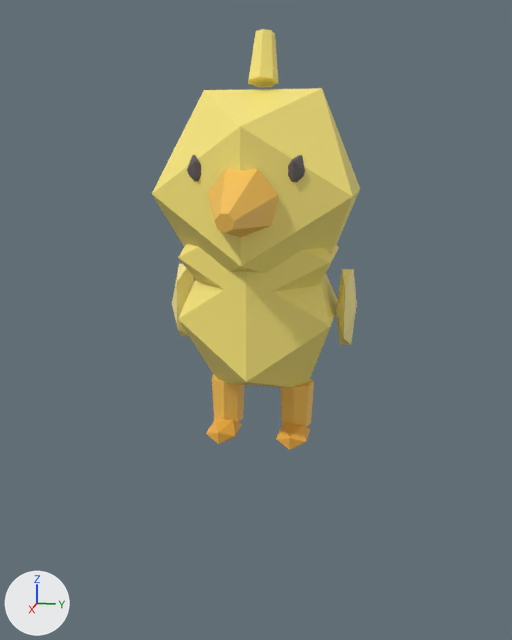
One commit to the glTF model public/studio/v2.15.0/d_chick/model.glb: the scene before it, then after it.
One viewpoint serves both versions: a 50 mm camera at (6.47, 1.23, 2.79) aimed at (0.34, 0.01, 1.26). Arrows for +X, +Y and +Z are at lower left; the lights stay in place. The picture after the commit comes second. Where no turn or scale is listed for an object, it has been applied to the vertices.

Names of what the first picture shows: 'part0', 'part1', 'part10', 'part12', 'part2', 'part3', 'part4', 'part5', 'part6', 'part7', 'part8' and 2 more.
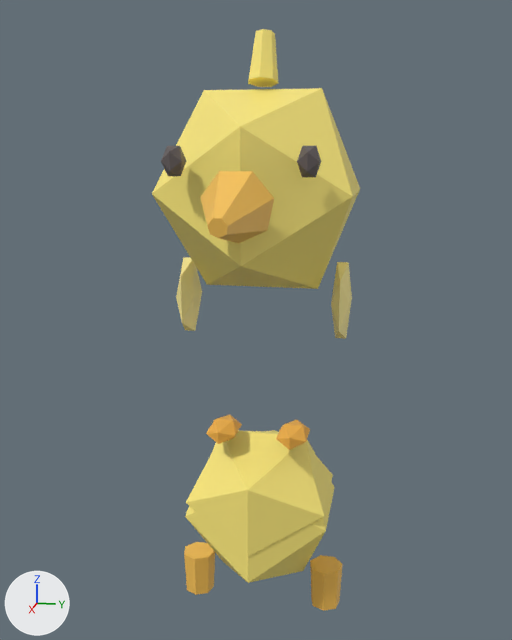
Pixel boxes [x1, y1, x2, y2] of what changed, in the pictures (512 x 640 px):
'part0', moved
    before: [178, 274, 338, 387]
    after: [185, 430, 335, 583]
'part2', moved
    before: [178, 244, 339, 304]
    after: [186, 430, 333, 556]
'part8', moved
    before: [280, 379, 314, 428]
    after: [310, 555, 343, 611]
'part10', moved
    before: [212, 374, 245, 423]
    after: [184, 542, 215, 595]
'part7', moved
    before: [172, 264, 194, 337]
    after: [176, 257, 202, 331]
'part6', moved
    before: [336, 269, 357, 345]
    after: [331, 262, 352, 339]
'part5', moved
    before: [187, 155, 201, 182]
    after: [161, 146, 186, 176]
'part4', moved
    before: [288, 155, 305, 183]
    after: [297, 146, 321, 177]

What the commit changed:
me_geometry_0 is used by ob_part0; location (0.0, 0.0, 0.0).
me_geometry_0 had 12 vertices, 20 faces and spanned x -0.732..0.732, y -0.695..0.695, z 0.51..2.009.
me_geometry_0 now has 12 vertices, 20 faces and spans x -0.785..0.678, y -0.695..0.695, z -1.503..-0.003.
me_geometry_0 part 1: the whole mesh is moved by (-0.053, 0.0, -2.013).
me_geometry_2 is used by ob_part2; location (0.0, 0.0, 0.0).
me_geometry_2 had 12 vertices, 20 faces and spanned x -0.693..0.733, y -0.677..0.677, z 1.275..2.373.
me_geometry_2 now has 12 vertices, 20 faces and spans x -0.736..0.69, y -0.677..0.677, z -1.14..-0.043.
me_geometry_2 part 2: the whole mesh is moved by (-0.043, 0.0, -2.415).
me_geometry_4 is used by ob_part4; location (0.0, 0.0, 0.0).
me_geometry_4 had 12 vertices, 20 faces and spanned x 0.582..0.804, y 0.315..0.485, z 2.48..2.718.
me_geometry_4 now has 12 vertices, 20 faces and spans x 0.815..1.037, y 0.455..0.626, z 2.553..2.791.
me_geometry_4 part 3: the whole mesh is moved by (0.233, 0.141, 0.074).
me_geometry_5 is used by ob_part5; location (0.0, 0.0, 0.0).
me_geometry_5 had 12 vertices, 20 faces and spanned x 0.582..0.804, y -0.485..-0.315, z 2.48..2.718.
me_geometry_5 now has 12 vertices, 20 faces and spans x 0.815..1.037, y -0.626..-0.455, z 2.553..2.791.
me_geometry_5 part 4: the whole mesh is moved by (0.233, -0.141, 0.074).
me_geometry_6 is used by ob_part6; location (0.0, 0.0, 0.0).
me_geometry_6 had 12 vertices, 20 faces and spanned x -0.364..0.164, y 0.706..0.876, z 0.944..1.675.
me_geometry_6 now has 12 vertices, 20 faces and spans x -0.356..0.171, y 0.659..0.829, z 1.008..1.74.
me_geometry_6 part 5: the whole mesh is moved by (0.008, -0.047, 0.065).
me_geometry_7 is used by ob_part7; location (0.0, 0.0, 0.0).
me_geometry_7 had 12 vertices, 20 faces and spanned x -0.364..0.164, y -0.876..-0.706, z 0.944..1.675.
me_geometry_7 now has 12 vertices, 20 faces and spans x -0.356..0.171, y -0.829..-0.659, z 1.008..1.74.
me_geometry_7 part 6: the whole mesh is moved by (0.008, 0.047, 0.065).
me_geometry_8 is used by ob_part8; location (0.0, 0.0, 0.0).
me_geometry_8 had 16 vertices, 28 faces and spanned x -0.133..0.19, y 0.174..0.506, z 0.156..0.589.
me_geometry_8 now has 16 vertices, 28 faces and spans x -0.143..0.18, y 0.504..0.835, z -1.789..-1.356.
me_geometry_8 part 7: the whole mesh is moved by (-0.01, 0.33, -1.945).
me_geometry_10 is used by ob_part10; location (0.0, 0.0, 0.0).
me_geometry_10 had 16 vertices, 28 faces and spanned x -0.133..0.19, y -0.506..-0.174, z 0.156..0.589.
me_geometry_10 now has 16 vertices, 28 faces and spans x -0.143..0.18, y -0.835..-0.504, z -1.789..-1.356.
me_geometry_10 part 8: the whole mesh is moved by (-0.01, -0.33, -1.945).
